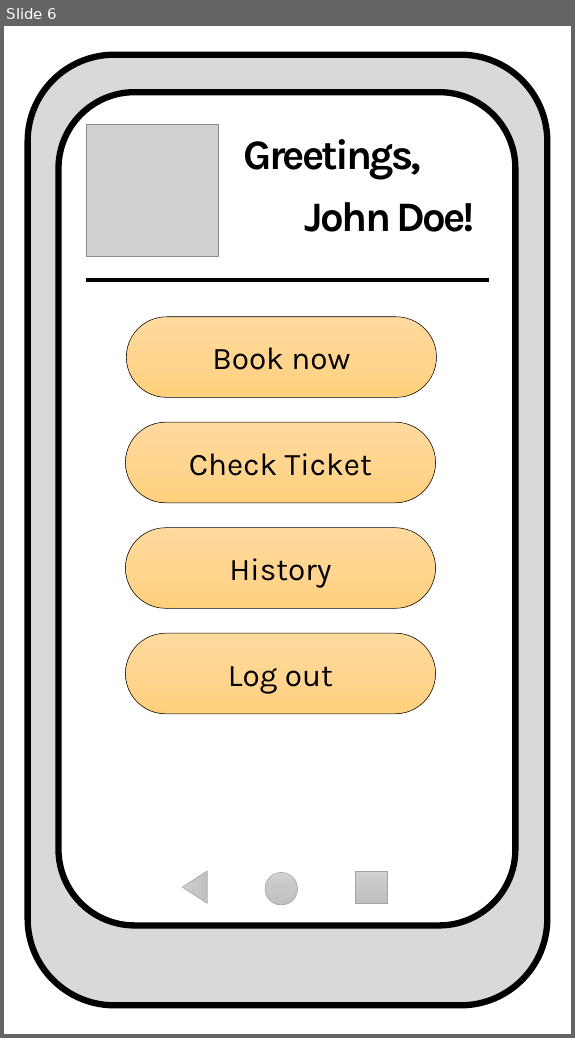
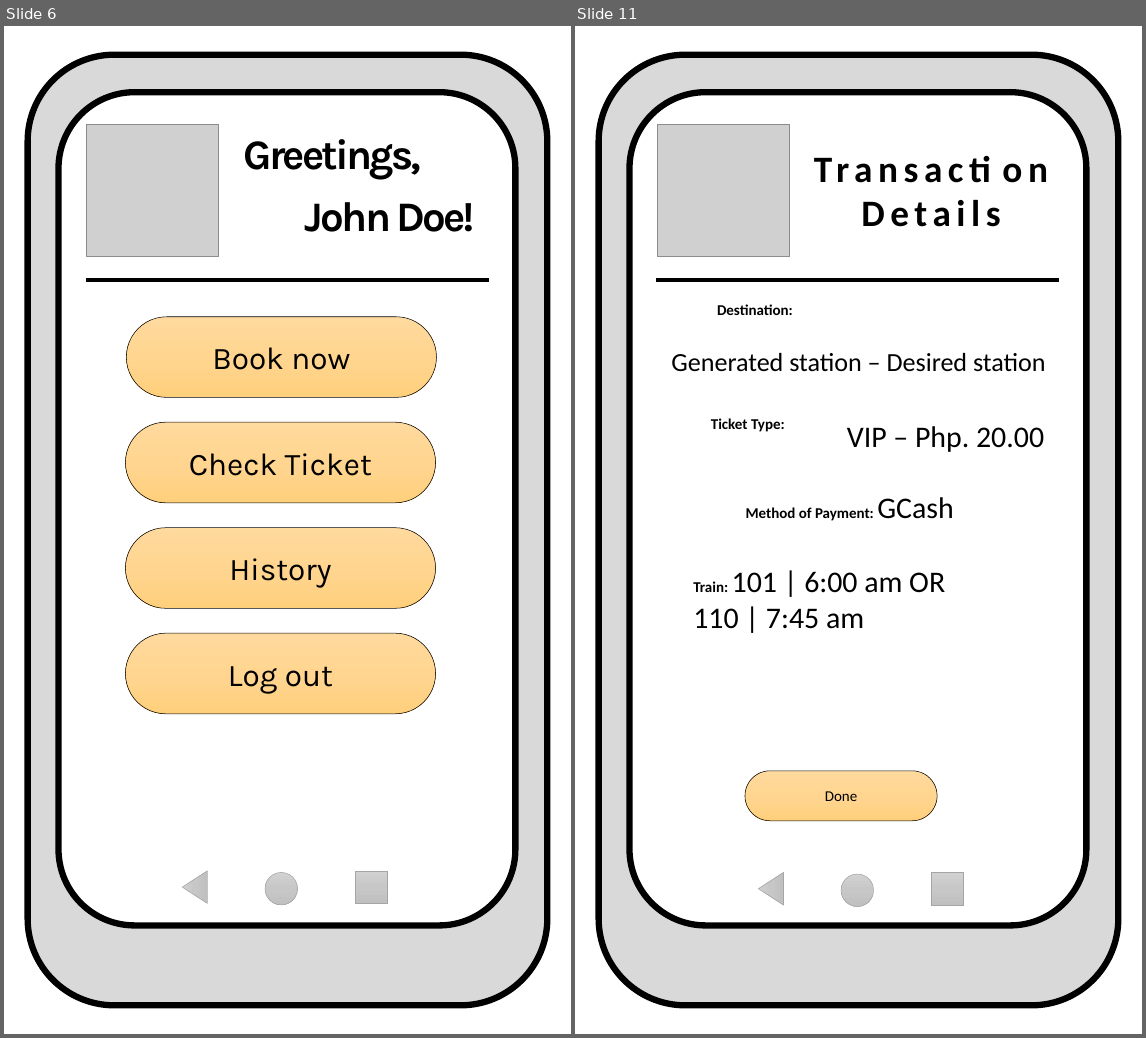
Before and after one commit to pmmanalang/userdes-SF181-A1-Manalang-Timo, a slide deck: Digital Mockup/Static-PrototypeVer.1.pptx. Shown side by side, each under a label of ours: slide 6 before the commit, slides 6 and 11 after it; the slides between them are not shown. The pictures are 575x1038 and 1146x1038 pixels, drawn with LibreOffice and Linux fonts; fonts in the diff are those of the drawing; grey boxes stand for pictures. Boxes give left, top, right and bottom in pixels: in the first picture for what was removed or moved away, otherwise in the second. Text is boxed around its words. In the diff, an @@ line names an element or a change of style, - is before the commit and + after.

```diff
--- a/Digital Mockup/Static-PrototypeVer.1.pptx
+++ b/Digital Mockup/Static-PrototypeVer.1.pptx
@@ slide 11 added at (575, 26, 1142, 1034), background #FFFFFF @@
@@ freeform shape added at (598, 55, 1118, 1005), fill #D9D9D9, outline #000000 6 pt @@
@@ picture added at (657, 124, 790, 257) @@
@@ text added at (861, 200, 1000, 227), 35.5 pt, text #000000, bold @@
+Transaction
+Details
@@ line added from (656, 280) to (1059, 280), #000000 4.5 pt @@
@@ text added at (717, 304, 793, 315), 14.2 pt, text #000000, bold @@
+Destination:
@@ text added at (671, 353, 1046, 372), 24.9 pt, text #000000 @@
+Generated station – Desired station
@@ text added at (711, 418, 785, 432), 14.2 pt, text #000000, bold @@
+Ticket Type:
@@ text added at (847, 426, 1044, 452), 28.5 pt, text #000000 @@
+VIP – Php. 20.00
@@ text added at (746, 497, 953, 521), 14.2 pt, text #000000, bold @@
+Method of Payment: GCash
@@ text added at (693, 571, 945, 629), 28.5 pt, text #000000 @@
+Train: 101 | 6:00 am OR
+110 | 7:45 am
@@ rounded rectangle added at (745, 771, 937, 821), fill gradient #FFDB9E to #FFD590 to #FFD07C, outline #000000 0.5 pt, 14.2 pt, text #000000 @@
+Done
@@ triangle added at (759, 873, 784, 905), fill gradient #D2D2D2 to #C8C8C8 to #C0C0C0, outline #A5A5A5 0.5 pt @@
@@ ellipse added at (841, 874, 874, 907), fill gradient #D2D2D2 to #C8C8C8 to #C0C0C0, outline #A5A5A5 0.5 pt @@
@@ rectangle added at (931, 873, 964, 905), fill gradient #D2D2D2 to #C8C8C8 to #C0C0C0, outline #A5A5A5 0.5 pt @@
```
Also in this commit, not shown: 4 slides changed, 3 other slides added, 2 slides removed.
